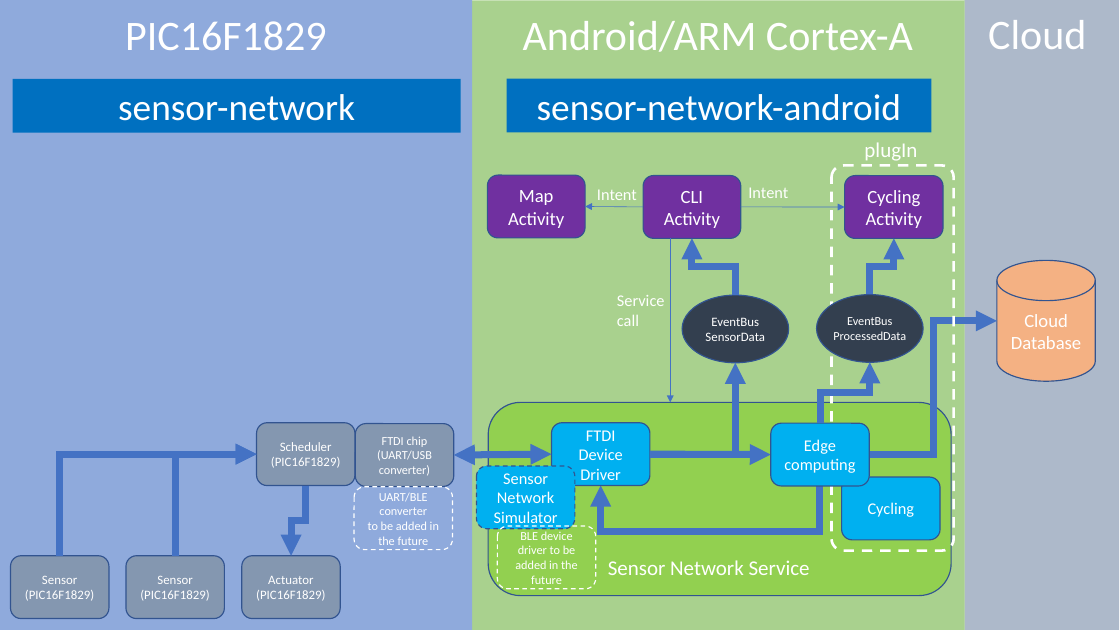
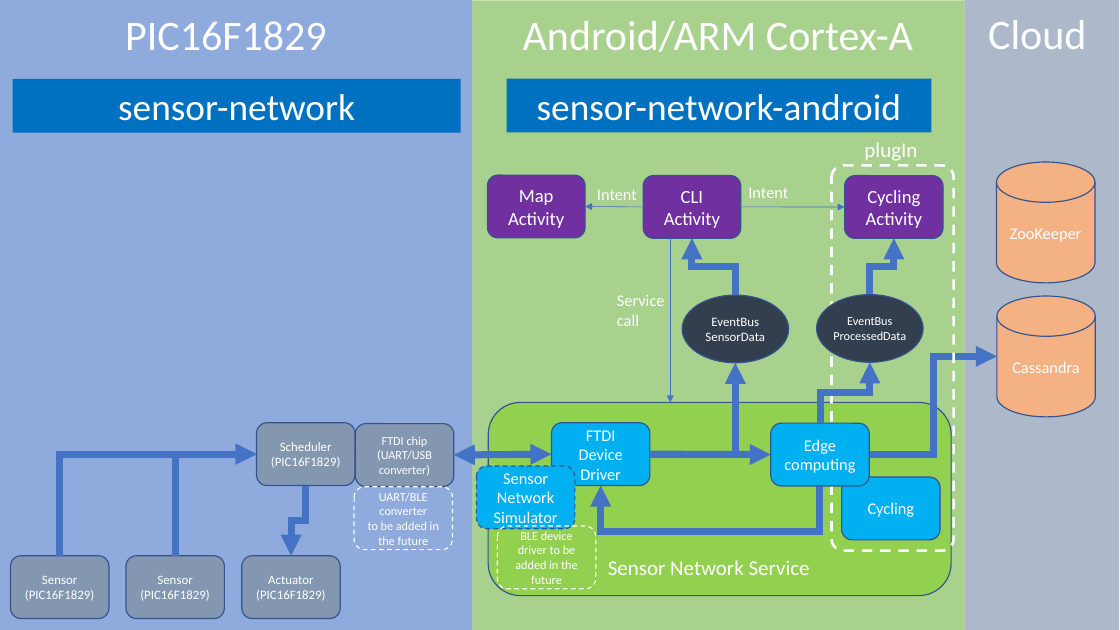
Before and after one commit to araobp/bicycle, a slide deck: slide 1 of doc/architecture.pptx. Drawn at 1120x630 pixels with LibreOffice and Linux fonts; fonts in the diff are those of the drawing. Boxes give left, top, right and bottom in pixels: in the first picture for what was removed or moved away, otherwise in the second. Text is boxed around its words. In the diff, an @@ line names an element or a change of style, - is before the commit and + after.

```diff
--- a/doc/architecture.pptx
+++ b/doc/architecture.pptx
@@ cylinder added at [996, 162, 1095, 283], fill #F4B183, outline #325491 1 pt, 14 pt, text #FFFFFF @@
+ZooKeeper
@@ cylinder "Cassandra": place and size @@
-cylinder "Cassandra" at [997, 260, 1096, 381]
+cylinder "Cassandra" at [997, 296, 1096, 417]
@@ elbow arrow moved from (870, 455) - (997, 321) to (870, 455) - (997, 356) @@
@@ text in cylinder at [1012, 361, 1080, 373]: text changed; size 16 to 14 pt @@
-Cloud
-Database
+Cassandra
```
Also in this commit, not shown: 1 other file.
